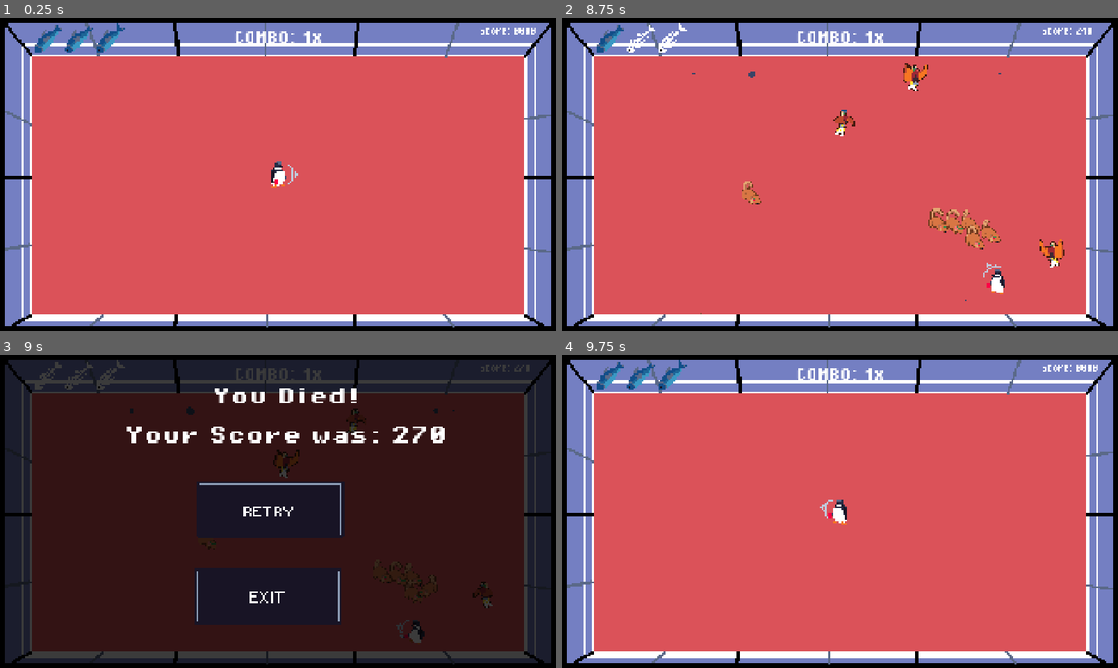
Above: before the commit, frames 1-4 (two rows, left to right).
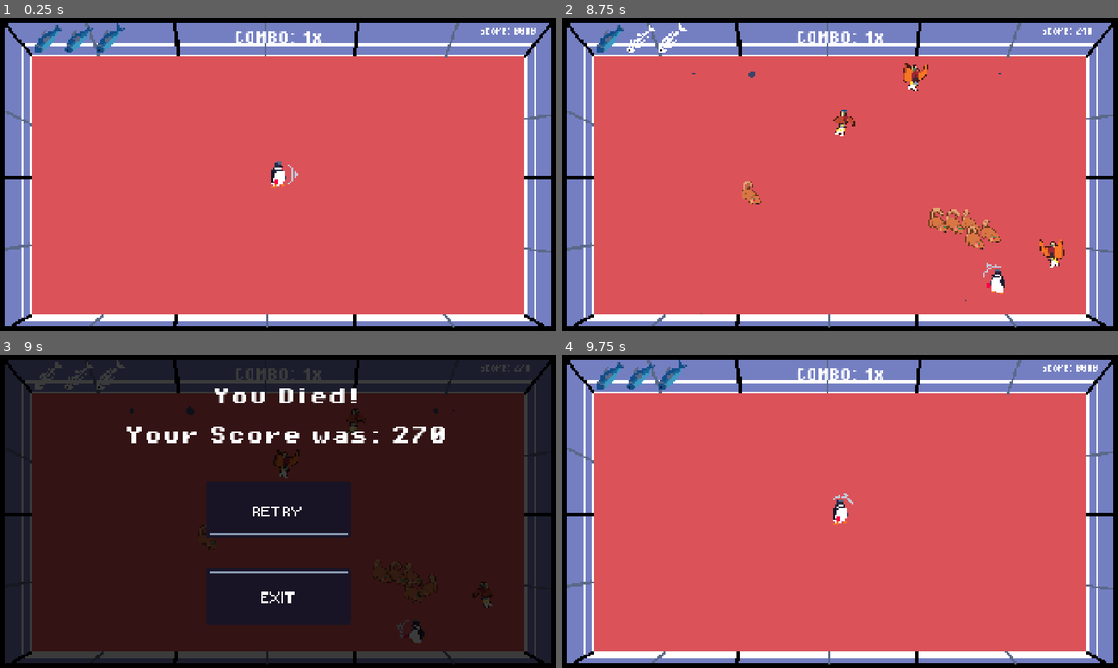
Above: after the commit, the same moments.

Repository: NicholasNg380/PING
Game: Godot game, scene res://scenes/mainScenes/Game.tscn
The game is run twice, just before and just after one commit, with the same random seed, the same clock (stepped at 60 frames per second) and the same inputs. This scene is started directly instead of the project's main scene. The engine's default icon, where the game draws it, is replaced by a stand-in: a white triangle on a blue panel in a dark square. Sound files missing from this copy of the repository are replaced by a short silence.
Inputs (mouse positions are in pixels of both pictures, inside the frame that each line leads up to; where the layout moved, square brackets give the same spot in the first picture):
- Up to frame 1 (0.25 s): no input
- Up to frame 2 (8.75 s): tap Enter at 0.5 s; move the mouse to (962, 158) at 0.52 s; hold D (right) 0.53-1.28 s; tap Space (hit) at 0.6 s; move the mouse to (728, 190) at 1.27 s; hold S (down) 1.28-2.03 s; tap Shift (shift) at 1.35 s; move the mouse to (895, 105) at 2.02 s; hold D (right) 2.03-2.78 s; tap 1 at 2.1 s; move the mouse to (812, 237) at 2.77 s; hold W (up) 2.78-3.53 s; tap 2 at 2.85 s; move the mouse to (1006, 221) at 3.52 s; hold A (left) 3.53-5.03 s; tap 3 at 3.6 s; move the mouse to (673, 127) at 4.27 s; tap 4 at 4.35 s; move the mouse to (867, 174) at 5.02 s; hold S (down) 5.03-5.78 s; tap 5 at 5.1 s; move the mouse to (756, 96) at 5.77 s; hold D (right) 5.78-6.53 s; tap 6 at 5.85 s; move the mouse to (962, 158) at 6.52 s; hold W (up) 6.53-7.28 s; tap 7 at 6.6 s; move the mouse to (728, 190) at 7.27 s; hold D (right) 7.28-8.03 s; tap 8 at 7.35 s; move the mouse to (895, 105) at 8.02 s; hold S (down) from 8.03 s (still down); tap 9 at 8.1 s
- Up to frame 3 (9 s): move the mouse to (250, 574) at 8.77 s; release S (down) at 8.78 s; hold A (left) from 8.78 s (still down); tap 0 at 8.85 s
- Up to frame 4 (9.75 s): release A (left) at 9.5 s; click (840, 508) [834, 508] at 9.5 s

Frames 1-2 are identical in both runs. In frame 3, 2.0% of the frame differs, in the area x 35-64%, y 40-87%; in frame 4, 0.2%.

Commit message:
Centered buttons on main and death screen

Diff:
--- a/scenes/mainScenes/death_screen.tscn
+++ b/scenes/mainScenes/death_screen.tscn
@@ -51,22 +51,24 @@
 
 [node name="ExitButton" type="Button" parent="." unique_id=114600591]
 layout_mode = 0
-offset_left = 668.0
-offset_top = 751.0
-offset_right = 1181.0
-offset_bottom = 947.0
+offset_left = 710.0
+offset_top = 750.0
+offset_right = 1210.0
+offset_bottom = 950.0
 theme_override_styles/normal = SubResource("StyleBoxEmpty_16ai1")
 icon = ExtResource("2_hxhee")
+icon_alignment = 1
 expand_icon = true
 
 [node name="RetryButton" type="Button" parent="." unique_id=884954599]
 layout_mode = 0
-offset_left = 676.0
-offset_top = 451.0
-offset_right = 1187.0
-offset_bottom = 647.0
+offset_left = 710.0
+offset_top = 450.0
+offset_right = 1210.0
+offset_bottom = 650.0
 theme_override_styles/normal = SubResource("StyleBoxEmpty_d651b")
 icon = ExtResource("3_r4yk6")
+icon_alignment = 1
 expand_icon = true
 
 [connection signal="pressed" from="ExitButton" to="." method="_on_exit_button_pressed"]
--- a/scenes/mainScenes/main_menu.tscn
+++ b/scenes/mainScenes/main_menu.tscn
@@ -131,7 +131,7 @@
 icon_alignment = 1
 expand_icon = true
 
-[node name="Tutorial" type="Button" parent="ButtonManager" unique_id=1718411002]
+[node name="Tutorialorig" type="Button" parent="ButtonManager" unique_id=1718411002]
 layout_mode = 0
 offset_left = 872.0
 offset_top = 740.0
@@ -139,6 +139,7 @@
 offset_bottom = 837.0
 theme_override_styles/normal = SubResource("StyleBoxEmpty_ud58m")
 icon = ExtResource("5_f5aaq")
+icon_alignment = 1
 expand_icon = true
 
 [node name="Quit" type="Button" parent="ButtonManager" unique_id=1999158445]
@@ -160,7 +161,7 @@
 
 [connection signal="mouse_entered" from="ButtonManager/Start" to="." method="_on_start_mouse_entered"]
 [connection signal="pressed" from="ButtonManager/Start" to="." method="_on_start_pressed"]
-[connection signal="mouse_entered" from="ButtonManager/Tutorial" to="." method="_on_tutorial_mouse_entered"]
-[connection signal="pressed" from="ButtonManager/Tutorial" to="." method="_on_tutorial_pressed"]
+[connection signal="mouse_entered" from="ButtonManager/Tutorialorig" to="." method="_on_tutorial_mouse_entered"]
+[connection signal="pressed" from="ButtonManager/Tutorialorig" to="." method="_on_tutorial_pressed"]
 [connection signal="mouse_entered" from="ButtonManager/Quit" to="." method="_on_quit_mouse_entered"]
 [connection signal="pressed" from="ButtonManager/Quit" to="." method="_on_quit_pressed"]
Not shown: 1 places in scenes/mainScenes/death_screen.tscn that only renumber resources
